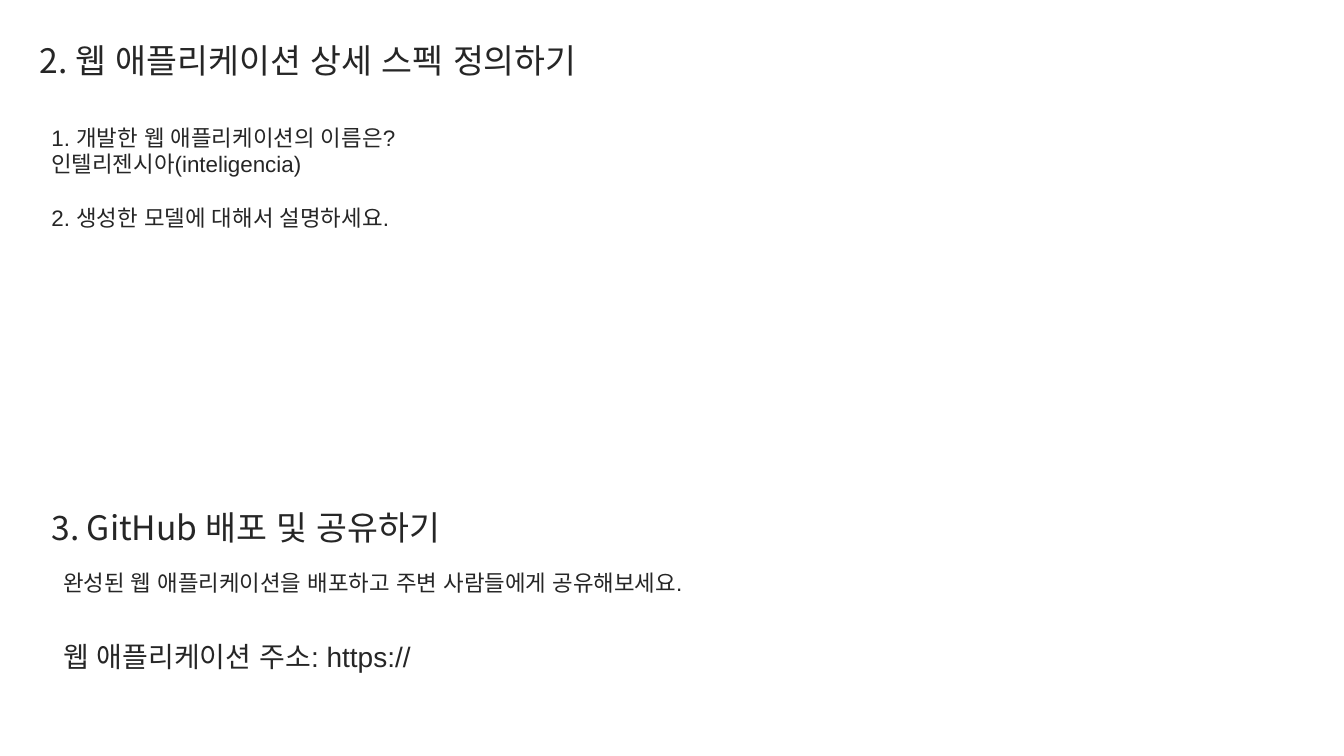
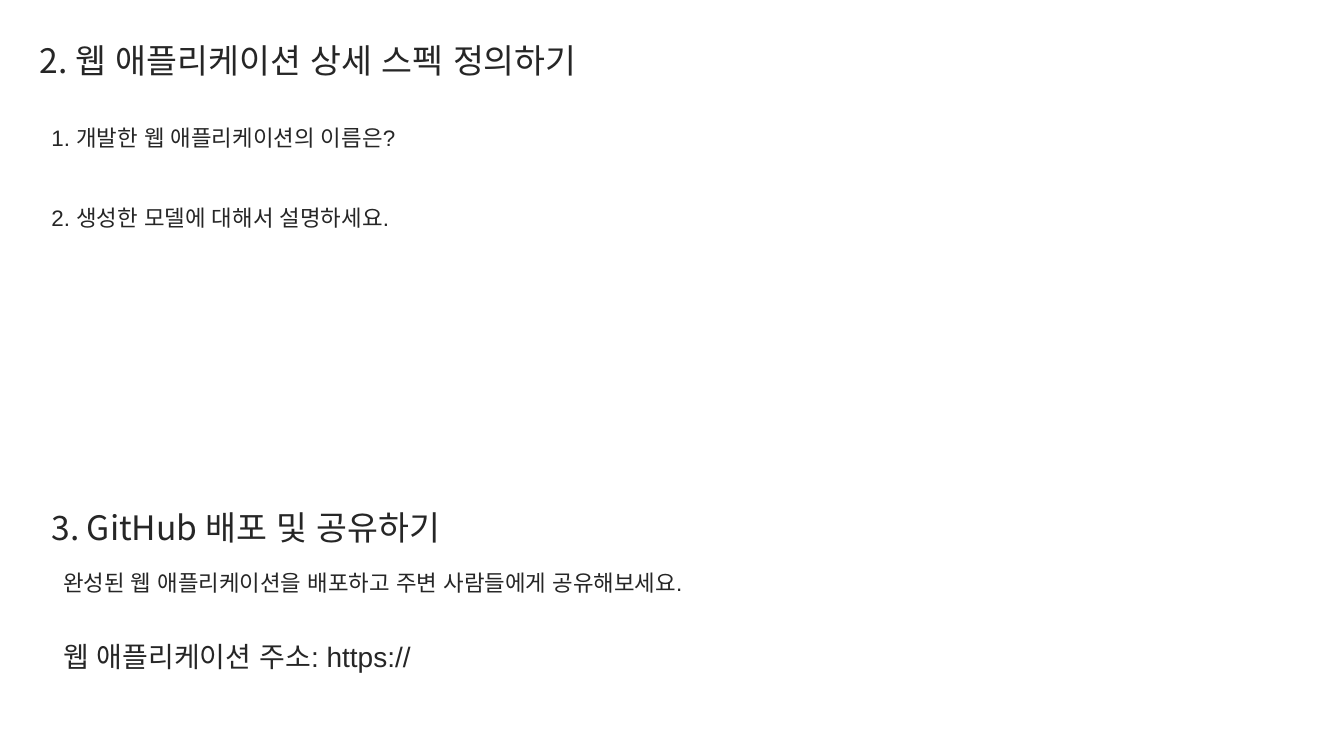
Before and after one commit to an-suhyun/template, a slide deck: slide 3 of Report.pptx. Drawn at 1344x756 pixels with LibreOffice and Linux fonts; fonts in the diff are those of the drawing. Boxes give left, top, right and bottom in pixels: in the first picture for what was removed or moved away, otherwise in the second. Text is boxed around its words. In the diff, an @@ line names an element or a change of style, - is before the commit and + after.

```diff
--- a/Report.pptx
+++ b/Report.pptx
@@ text at bbox=[51, 127, 395, 228]: text changed @@
-1. 개발한 웹 애플리케이션의 이름은?
-인텔리젠시아(inteligencia)
-2. 생성한 모델에 대해서 설명하세요.
+1. 개발한 웹 애플리케이션의 이름은?
+2. 생성한 모델에 대해서 설명하세요.
```
Also in this commit, not shown: 1 other slide changed, 1 other file.
